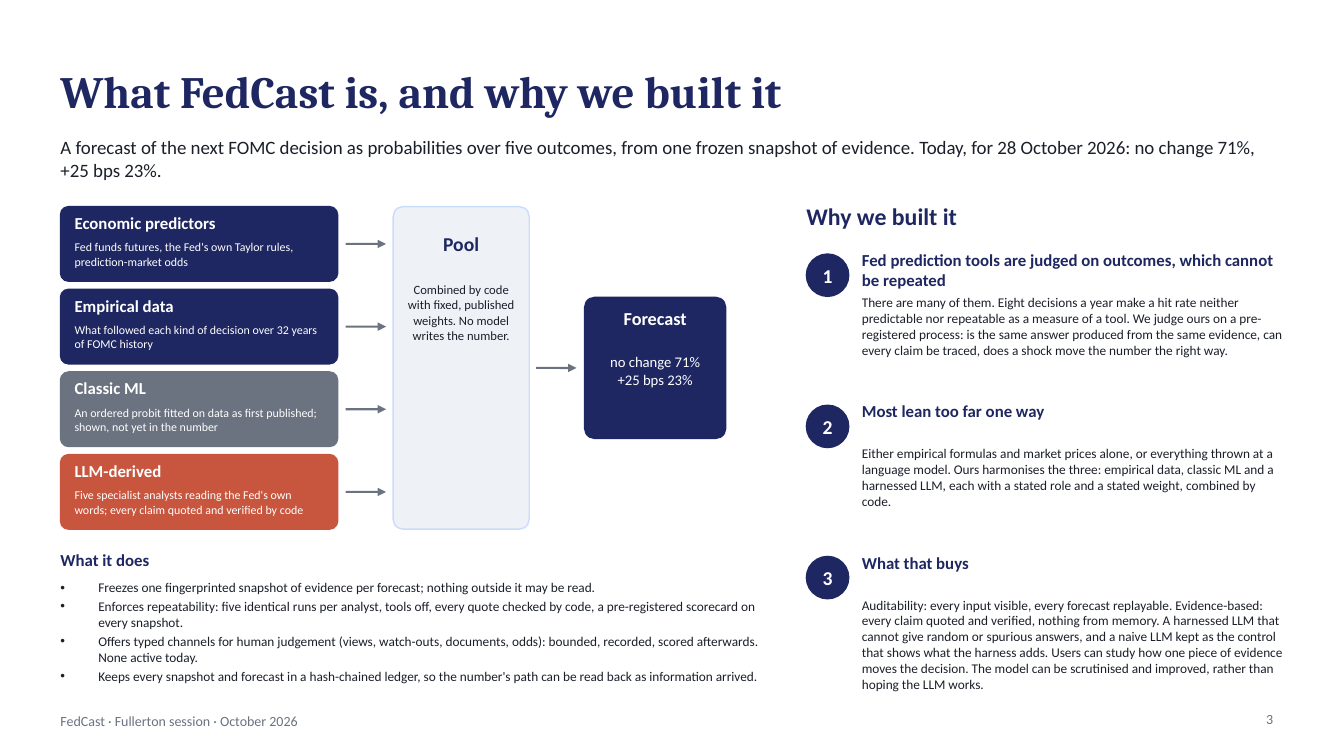
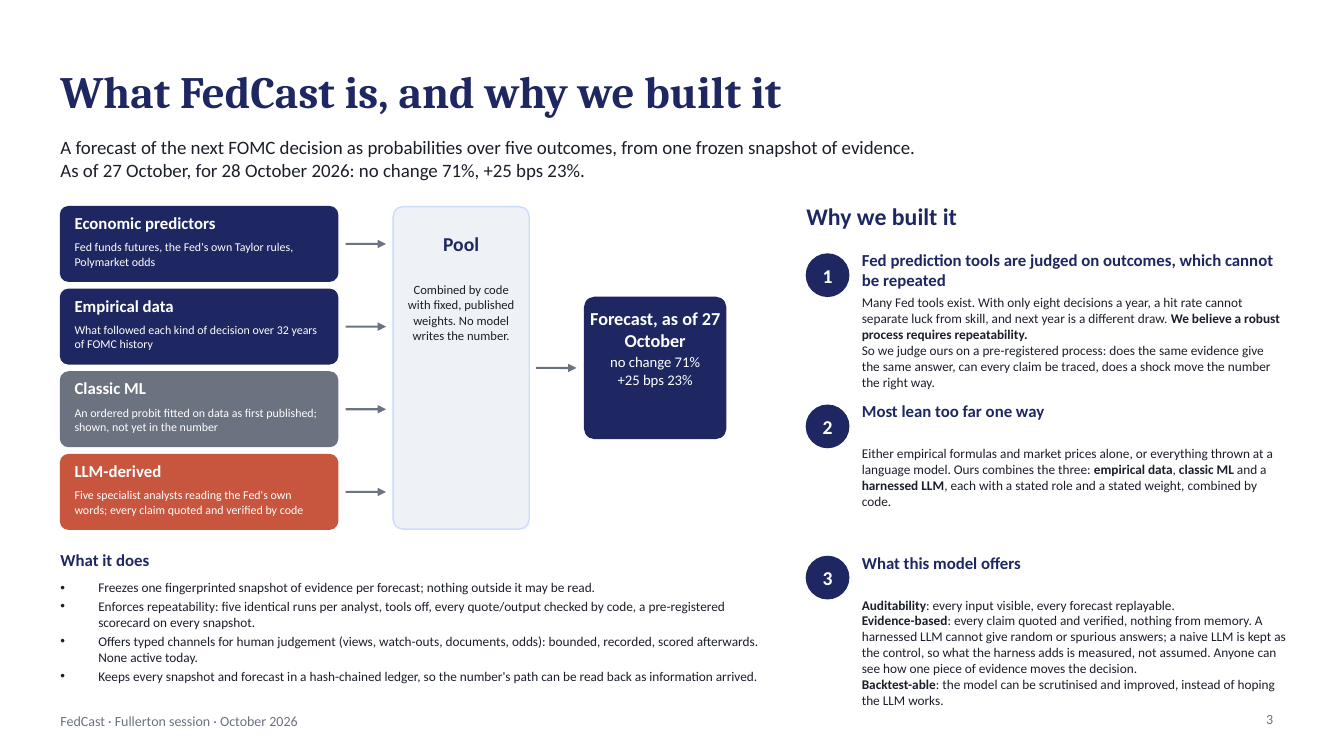
Before and after one commit to kmt112/fed-forecast, a slide deck: slide 3 of docs/FedCast_Fullerton_short.pptx. Drawn at 1344x756 pixels with LibreOffice and Linux fonts; fonts in the diff are those of the drawing. Boxes give left, top, right and bottom in pixels: in the first picture for what was removed or moved away, otherwise in the second. Text is boxed around its words. In the diff, an @@ line names an element or a change of style, - is before the commit and + after.

```diff
--- a/docs/FedCast_Fullerton_short.pptx
+++ b/docs/FedCast_Fullerton_short.pptx
@@ text at [60, 141, 915, 181]: text changed @@
-A forecast of the next FOMC decision as probabilities over five outcomes, from one frozen snapshot of evidence. Today, for 28 October 2026: no change 71%, +25 bps 23%.
+A forecast of the next FOMC decision as probabilities over five outcomes, from one frozen snapshot of evidence.
+As of 27 October, for 28 October 2026: no change 71%, +25 bps 23%.
@@ text at [75, 242, 294, 268]: text changed @@
-Fed funds futures, the Fed's own Taylor rules, prediction-market odds
+Fed funds futures, the Fed's own Taylor rules, Polymarket odds
@@ text at [862, 297, 1280, 390]: text changed @@
-There are many of them. Eight decisions a year make a hit rate neither predictable nor repeatable as a measure of a tool. We judge ours on a pre-registered process: is the same answer produced from the same evidence, can every claim be traced, does a shock move the number the right way.
+Many Fed tools exist. With only eight decisions a year, a hit rate cannot separate luck from skill, and next year is a different draw. We believe a robust process requires repeatability.
+So we judge ours on a pre-registered process: does the same evidence give the same answer, can every claim be traced, does a shock move the number the right way.
@@ text at [590, 312, 720, 347]: text changed @@
-Forecast
+Forecast, as of 27 October
@@ text at [862, 448, 1273, 506]: text changed @@
-Either empirical formulas and market prices alone, or everything thrown at a language model. Ours harmonises the three: empirical data, classic ML and a harnessed LLM, each with a stated role and a stated weight, combined by code.
+Either empirical formulas and market prices alone, or everything thrown at a language model. Ours combines the three: empirical data, classic ML and a harnessed LLM, each with a stated role and a stated weight, combined by code.
@@ text at [862, 557, 1021, 569]: text changed @@
-What that buys
+What this model offers
@@ text at [98, 601, 725, 629]: text changed @@
-• Enforces repeatability: five identical runs per analyst, tools off, every quote checked by code, a pre-registered scorecard on every snapshot.
+• Enforces repeatability: five identical runs per analyst, tools off, every quote/output checked by code, a pre-registered scorecard on every snapshot.
@@ text at [862, 600, 1286, 705]: text changed @@
-Auditability: every input visible, every forecast replayable. Evidence-based: every claim quoted and verified, nothing from memory. A harnessed LLM that cannot give random or spurious answers, and a naive LLM kept as the control that shows what the harness adds. Users can study how one piece of evidence moves the decision. The model can be scrutinised and improved, rather than hoping the LLM works.
+Auditability: every input visible, every forecast replayable.
+Evidence-based: every claim quoted and verified, nothing from memory. A harnessed LLM cannot give random or spurious answers; a naive LLM is kept as the control, so what the harness adds is measured, not assumed. Anyone can see how one piece of evidence moves the decision.
+Backtest-able: the model can be scrutinised and improved, instead of hoping the LLM works.
```
Also in this commit, not shown: 1 other slide changed, 1 other file.
